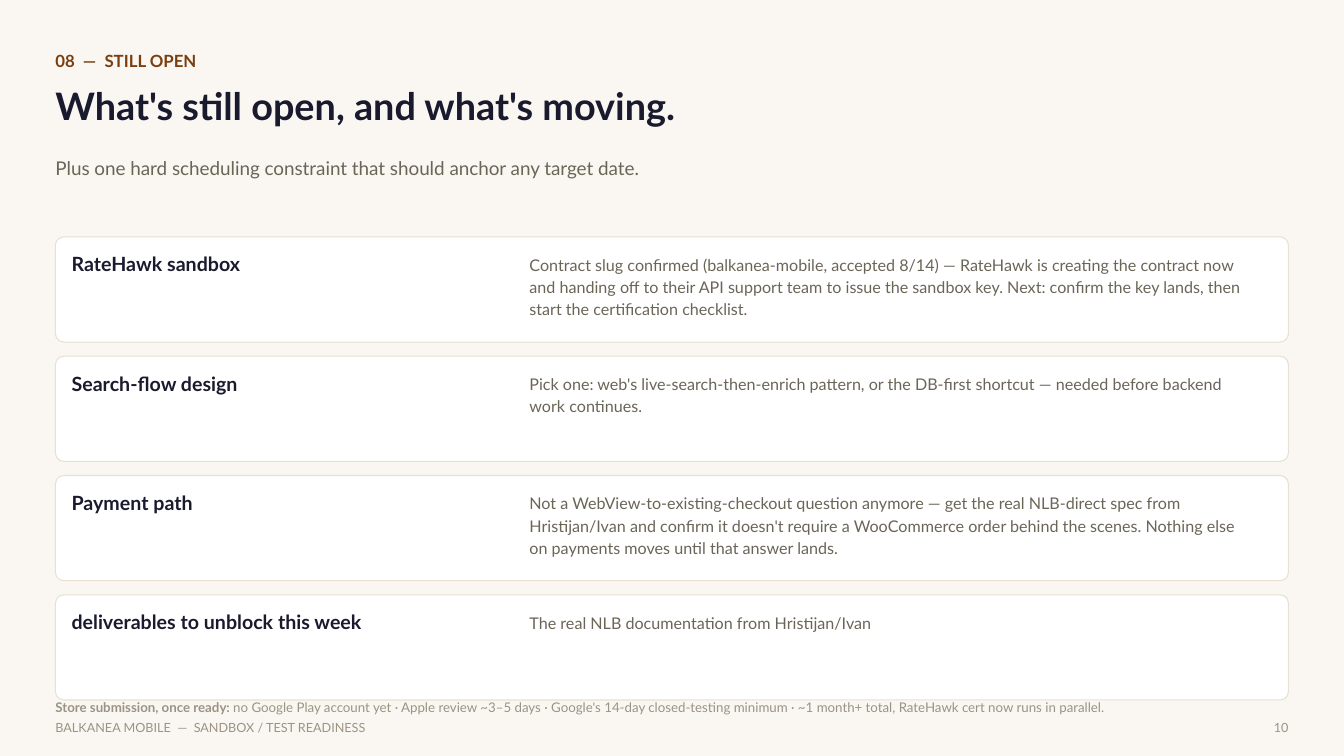
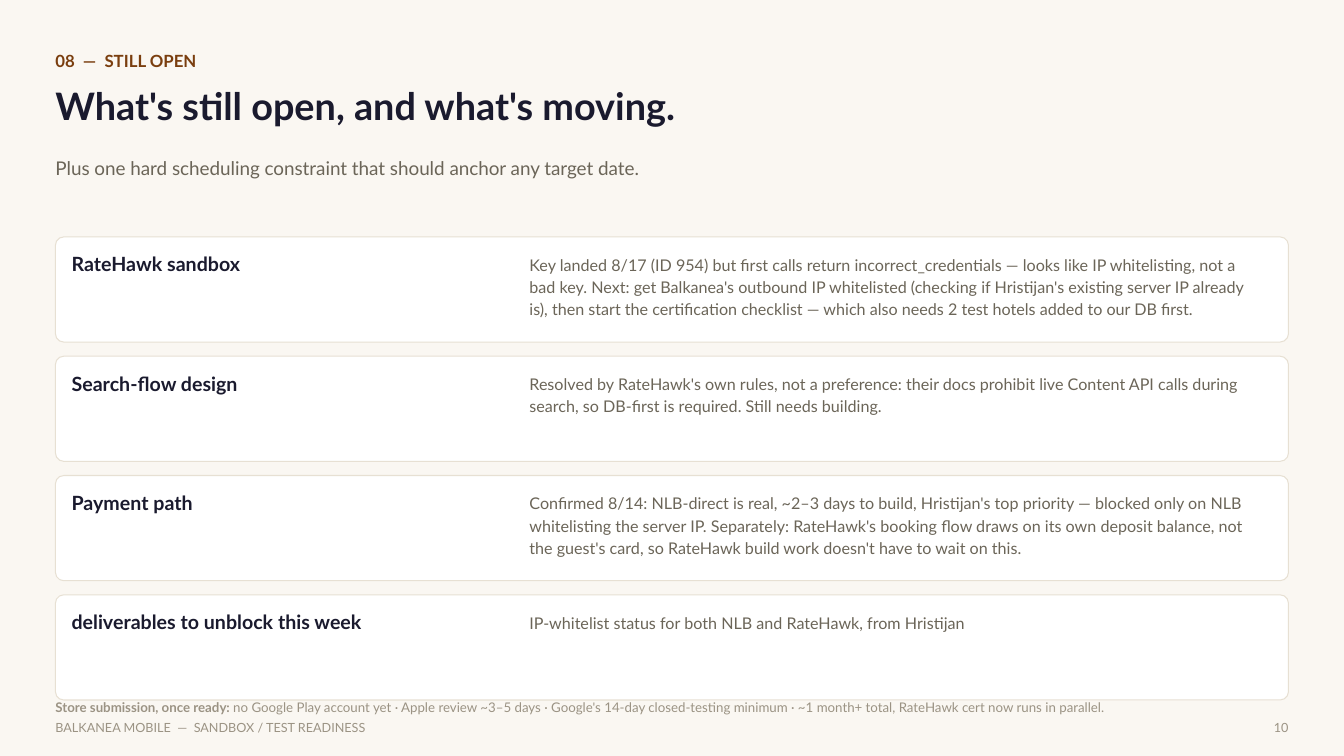
Before and after one commit to rweale-ai/balkanea-mobile, a slide deck: slide 10 of decks/Balkanea-Mobile-Sandbox-Readiness-Update.pptx. Drawn at 1344x756 pixels with LibreOffice and Linux fonts; fonts in the diff are those of the drawing. Boxes give left, top, right and bottom in pixels: in the first picture for what was removed or moved away, otherwise in the second. Text is boxed around its words. In the diff, an @@ line names an element or a change of style, - is before the commit and + after.

```diff
--- a/decks/Balkanea-Mobile-Sandbox-Readiness-Update.pptx
+++ b/decks/Balkanea-Mobile-Sandbox-Readiness-Update.pptx
@@ text at <box>529,259,1244,317</box>: text changed @@
-Contract slug confirmed (balkanea-mobile, accepted 8/14) — RateHawk is creating the contract now and handing off to their API support team to issue the sandbox key. Next: confirm the key lands, then start the certification checklist.
+Key landed 8/17 (ID 954) but first calls return incorrect_credentials — looks like IP whitelisting, not a bad key. Next: get Balkanea's outbound IP whitelisted (checking if Hristijan's existing server IP already is), then start the certification checklist — which also needs 2 test hotels added to our DB first.
@@ text at <box>529,378,1237,415</box>: text changed @@
-Pick one: web's live-search-then-enrich pattern, or the DB-first shortcut — needed before backend work continues.
+Resolved by RateHawk's own rules, not a preference: their docs prohibit live Content API calls during search, so DB-first is required. Still needs building.
@@ text at <box>529,497,1243,557</box>: text changed @@
-Not a WebView-to-existing-checkout question anymore — get the real NLB-direct spec from Hristijan/Ivan and confirm it doesn't require a WooCommerce order behind the scenes. Nothing else on payments moves until that answer lands.
+Confirmed 8/14: NLB-direct is real, ~2–3 days to build, Hristijan's top priority — blocked only on NLB whitelisting the server IP. Separately: RateHawk's booking flow draws on its own deposit balance, not the guest's card, so RateHawk build work doesn't have to wait on this.
@@ text at <box>529,617,965,632</box>: text changed @@
-The real NLB documentation from Hristijan/Ivan
+IP-whitelist status for both NLB and RateHawk, from Hristijan
```
Also in this commit, not shown: 2 other slides changed, 4 other files.
